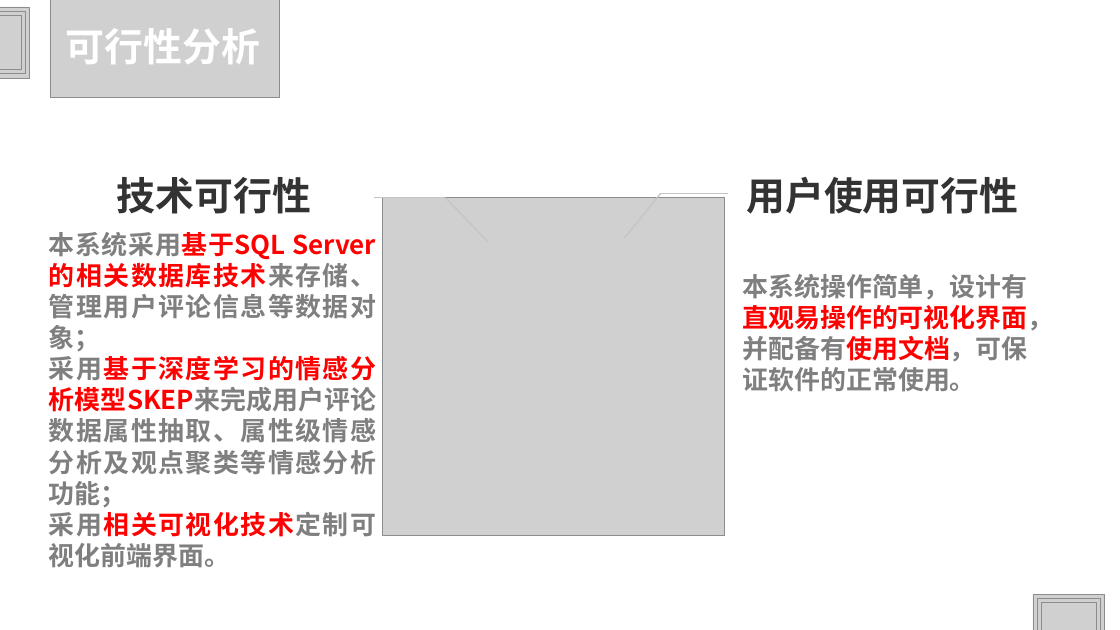
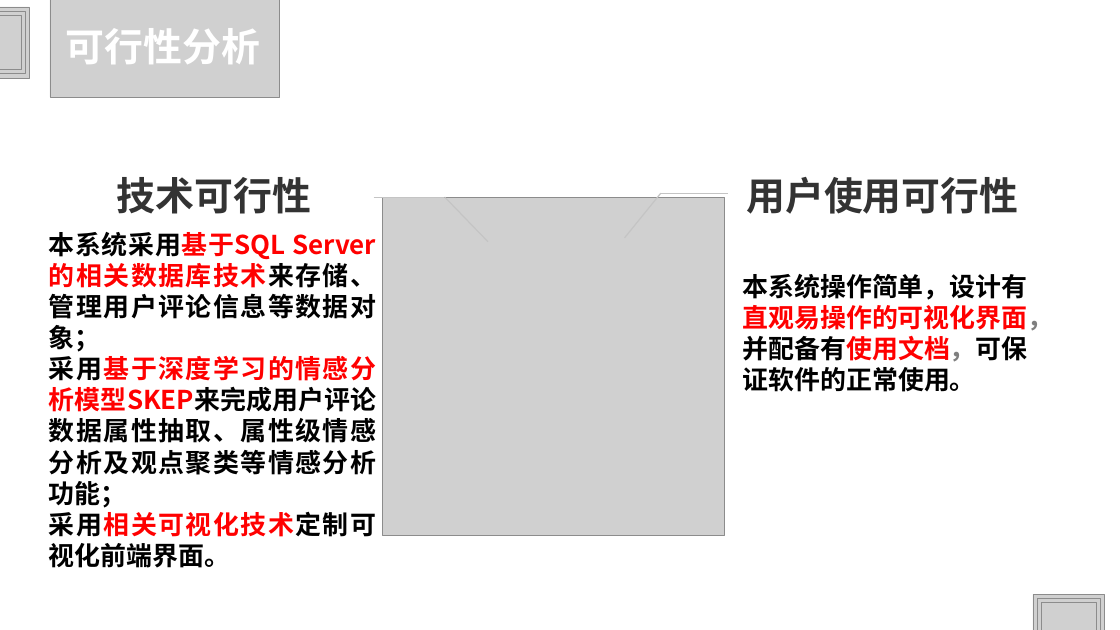
Before and after one commit to HJHGJGHHG/Sentiment-Analysis-System, a slide deck: slide 31 of 文档/PPT.pptx (slide 33 before the commit). Drawn at 1120x630 pixels with LibreOffice and Linux fonts; fonts in the diff are those of the drawing; grey boxes stand for pictures; background and template pictures are left out. Boxes give left, top, right and bottom in pixels: in the first picture for what was removed or moved away, otherwise in the second. Text is boxed around its words. In the diff, an @@ line names an element or a change of style, - is before the commit and + after.

Commit message:
更新文档

```diff
--- a/文档/PPT.pptx
+++ b/文档/PPT.pptx
@@ text "本系统采用基于SQL Server的相关数据库技术来存储、管理用户评论信息等数据对象；" at <box>49,232,376,568</box>: text colour #7F7F7F to #000000 in "本系统采用基于SQL Server的相关数据库技术来存储、管理用户评论信息等数据对象；", "采用基于深度学习的情感分析模型SKEP来完成用户评论数据属性抽取、属性级情感分析及观点聚类等情感分析功能；", "采用相关可视化技术定制可视化前端界面。" @@
@@ text "本系统操作简单，设计有直观易操作的可视化界面，并配备有使用文档，可保证软件的正常使用。" at <box>742,274,1053,392</box>: text colour #7F7F7F to #000000 in "本系统操作简单，设计有直观易操作的可视化界面，并配备有使用文档，可保证软件的正常使用。" @@
```
Also in this commit, not shown: 6 other slides changed, 2 slides removed, 7 other files.
